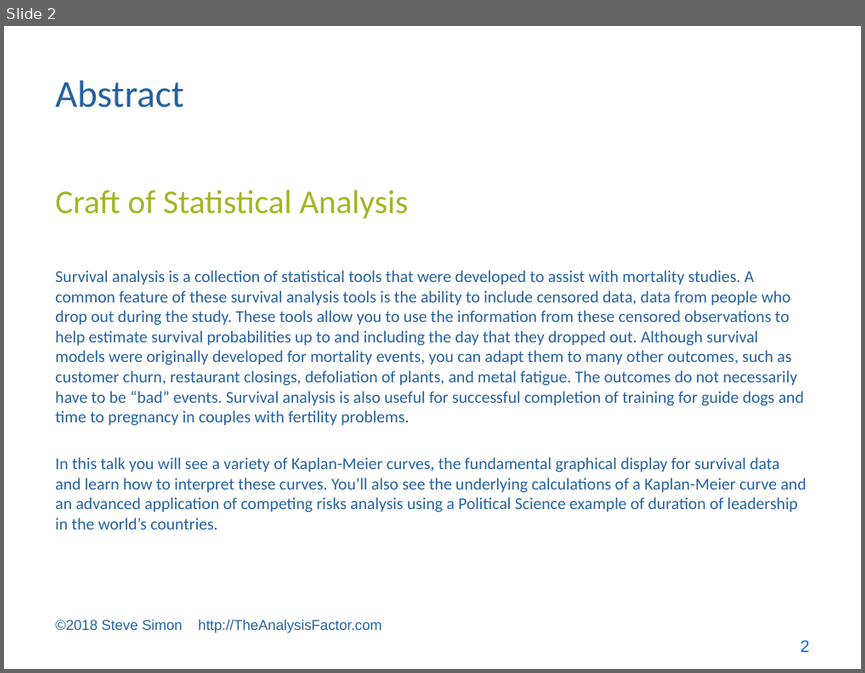
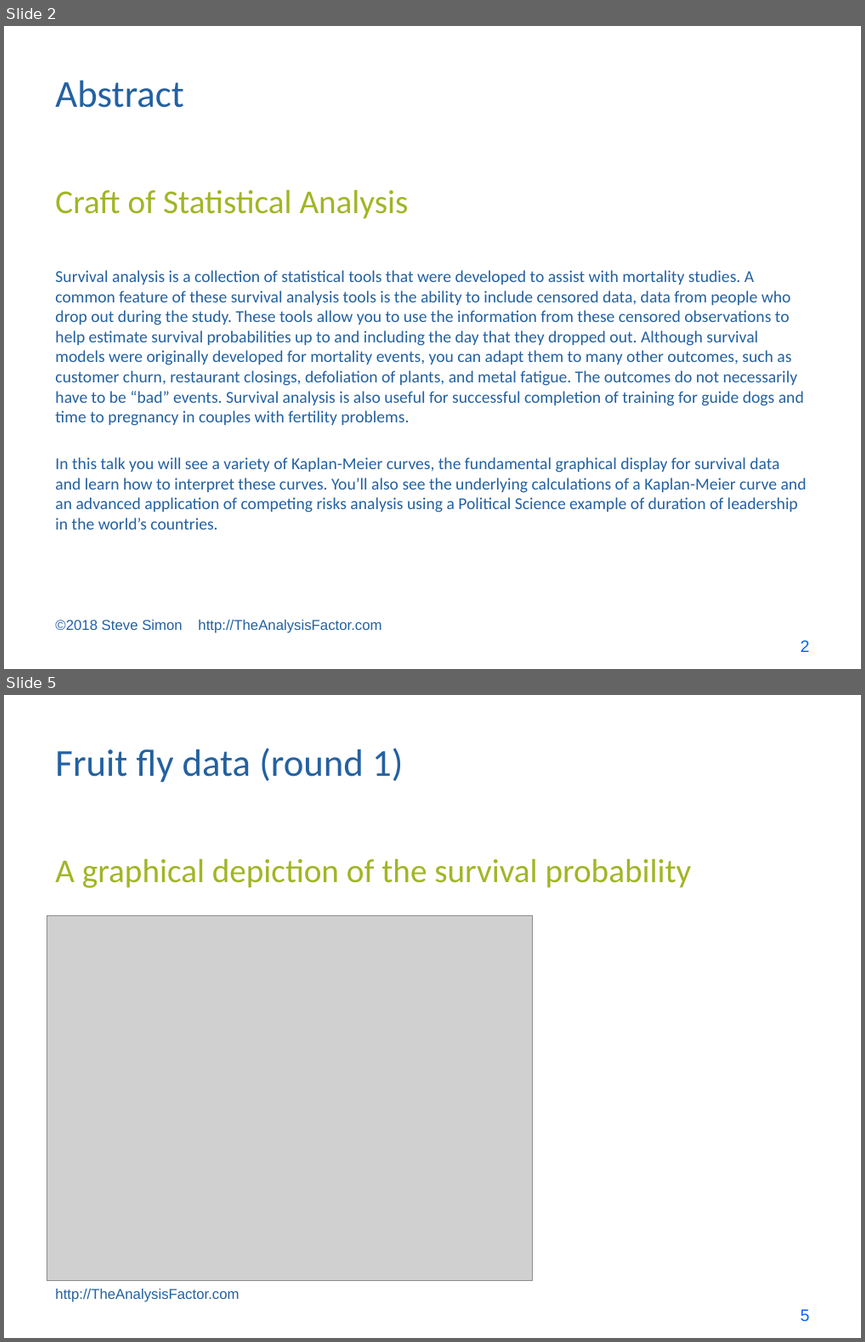
Before and after one commit to pmean/survival-models, a slide deck: bin/cosa lecture.pptx. Shown one above the other, each under a label of ours: slide 2 before the commit, slides 2 and 5 after it; the slides between them are not shown. The pictures are 865x673 and 865x1342 pixels, drawn with LibreOffice and Linux fonts; fonts in the diff are those of the drawing; grey boxes stand for pictures. Boxes give left, top, right and bottom in pixels: in the first picture for what was removed or moved away, otherwise in the second. Text is boxed around its words. In the diff, an @@ line names an element or a change of style, - is before the commit and + after.

```diff
--- a/bin/cosa lecture.pptx
+++ b/bin/cosa lecture.pptx
@@ slide 5 added at [4,695,861,1338], background #FFFFFF @@
@@ title added at [55,748,403,783], 32 pt, text #2361A1 @@
+Fruit fly data (round 1)
@@ text added at [55,858,692,888], 28 pt, text #A2B525 @@
+A graphical depiction of the survival probability
@@ picture added at [46,916,533,1280] @@
@@ text added at [55,1288,239,1302], 12 pt, text #2361A1 @@
+http://TheAnalysisFactor.com
@@ page number added at [800,1309,810,1321], 14 pt, text #0066FF @@
+5
```
Also in this commit, not shown: 19 other slides added, 9 other files.
